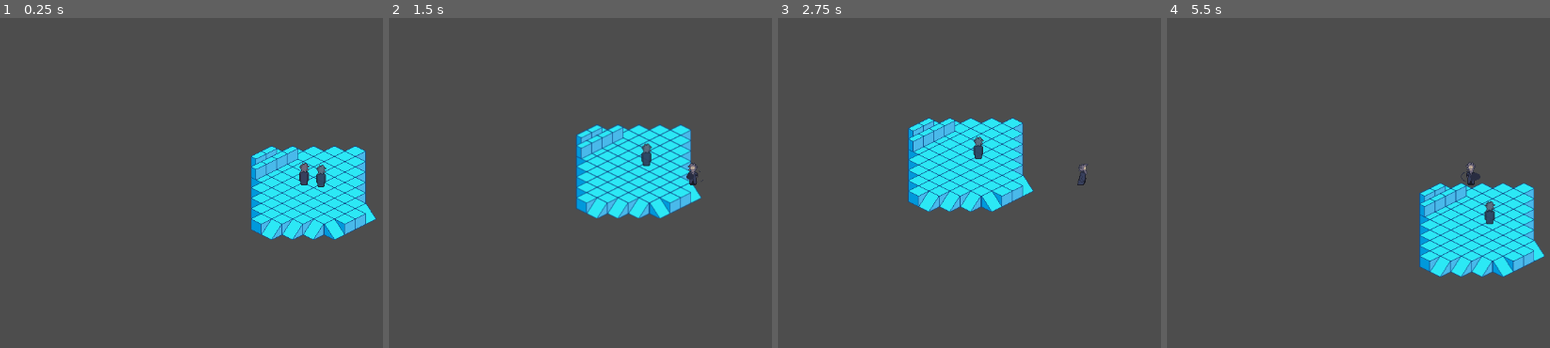
Above: before the commit, frames 1-4 (left to right).
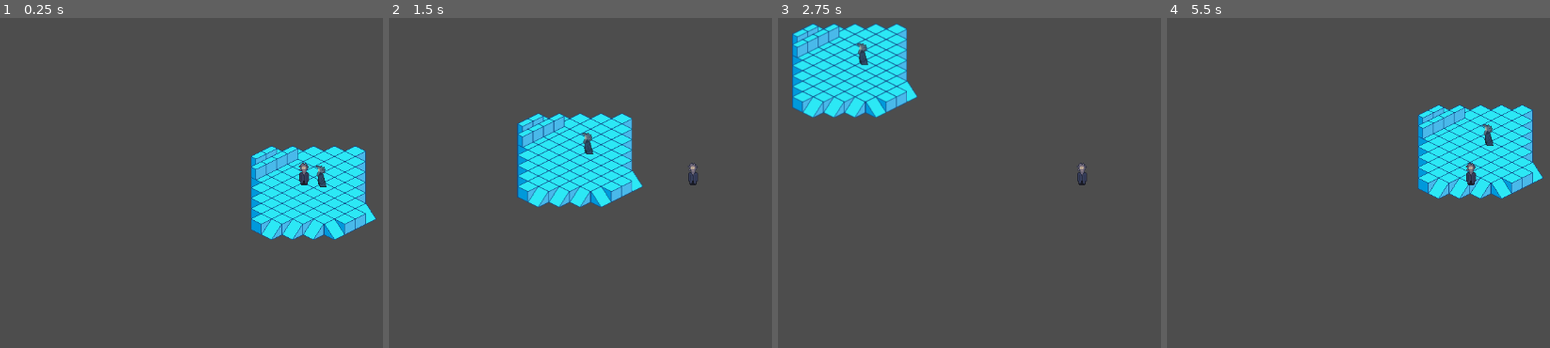
Above: after the commit, the same moments.

Repository: seanj29/LostEchoes
Game: Godot game, scene res://Scenes/Main.tscn
Two runs of this game, one before a commit and one after it. Both use one fixed random seed, a clock stepped at 60 frames per second and the inputs below.
Inputs:
- Up to frame 1 (0.25 s): no input
- Up to frame 2 (1.5 s): tap Enter at 0.5 s; hold Right (Right) 0.53-1.28 s; tap Space (Attack) at 0.6, 1.35 s; hold Down (Down) from 1.28 s (still down)
- Up to frame 3 (2.75 s): release Down (Down) at 2.03 s; hold Right (Right) from 2.03 s (still down); tap Space (Attack) at 2.1 s
- Up to frame 4 (5.5 s): release Right (Right) at 2.78 s; hold Up (Up) 2.78-3.53 s; tap Space (Attack) every 0.75 s from 2.85 to 5.1 s; hold Left (Left) 3.53-5.03 s; hold Down (Down) from 5.03 s (still down)

The runs differ from the first frame. In frame 1, 0.2% of the frame differs, in the area x 77-86%, y 43-52%; in frame 2, 12%; in frame 3, 16%, in the area x 3-81%, y 1-59%; in frame 4, 15%.
Error after the commit: Parse Error: Could not find base class "PawnAnimState". (res://Scripts/Utils/FSM/States/walk_anim_state.gd:2)

Commit message:
added multiple inhreitence cause why on earth not

Diff:
--- a/Scripts/Utils/FSM/States/anim_state.gd
+++ b/Scripts/Utils/FSM/States/anim_state.gd
@@ -3,22 +3,17 @@
 
 @onready var parent: AnimStateMachine = get_parent()
 @onready var sprite: AnimatedSprite2D = parent.sprite
-@onready var actor: PawnMovement = parent.actor
+@onready var actor: CollisionObject2D = parent.actor
 @onready var facing: Type.Direction = actor.current_direction
 @onready var anim_name := name.trim_suffix("AnimState")
 
-var is_attacking: bool
 
 
 func Enter():
-	if not actor.direction_changed.is_connected(change_direction):
-		actor.direction_changed.connect(change_direction)
-
 	play_anim()
 
 
 func Physics_update(_delta):
-	is_attacking = actor.is_attacking
 	play_anim()
 
 
@@ -45,7 +40,3 @@
 			sprite.play("%s_SW" % anim_name)
 		_:
 			print("How??")
-
-
-func change_direction(dir: Type.Direction):
-	facing = dir
--- a/Scripts/Utils/FSM/States/attack_anim_state.gd
+++ b/Scripts/Utils/FSM/States/attack_anim_state.gd
@@ -1,5 +1,5 @@
 class_name AttackAnimState
-extends AnimState
+extends PawnAnimState
 
 
 func Enter():
--- a/Scripts/Utils/FSM/States/idle_anim_state.gd
+++ b/Scripts/Utils/FSM/States/idle_anim_state.gd
@@ -1,5 +1,5 @@
 class_name IdleAnimState
-extends AnimState
+extends PawnAnimState
 
 
 func Physics_update(_delta):
--- a/Scripts/Utils/FSM/States/walk_anim_state.gd
+++ b/Scripts/Utils/FSM/States/walk_anim_state.gd
@@ -1,5 +1,5 @@
 class_name WalkAnimState
-extends AnimState
+extends PawnAnimState
 
 
 func Physics_update(_delta):
--- a/project.godot
+++ b/project.godot
@@ -15,6 +15,14 @@
 run/main_scene="res://Scenes/Main.tscn"
 config/features=PackedStringArray("4.2", "GL Compatibility")
 config/icon="res://icon.svg"
+
+[file_customization]
+
+folder_colors={
+"res://Assets/": "green",
+"res://Resources/": "gray",
+"res://Scenes/": "red"
+}
 
 [input]
 
